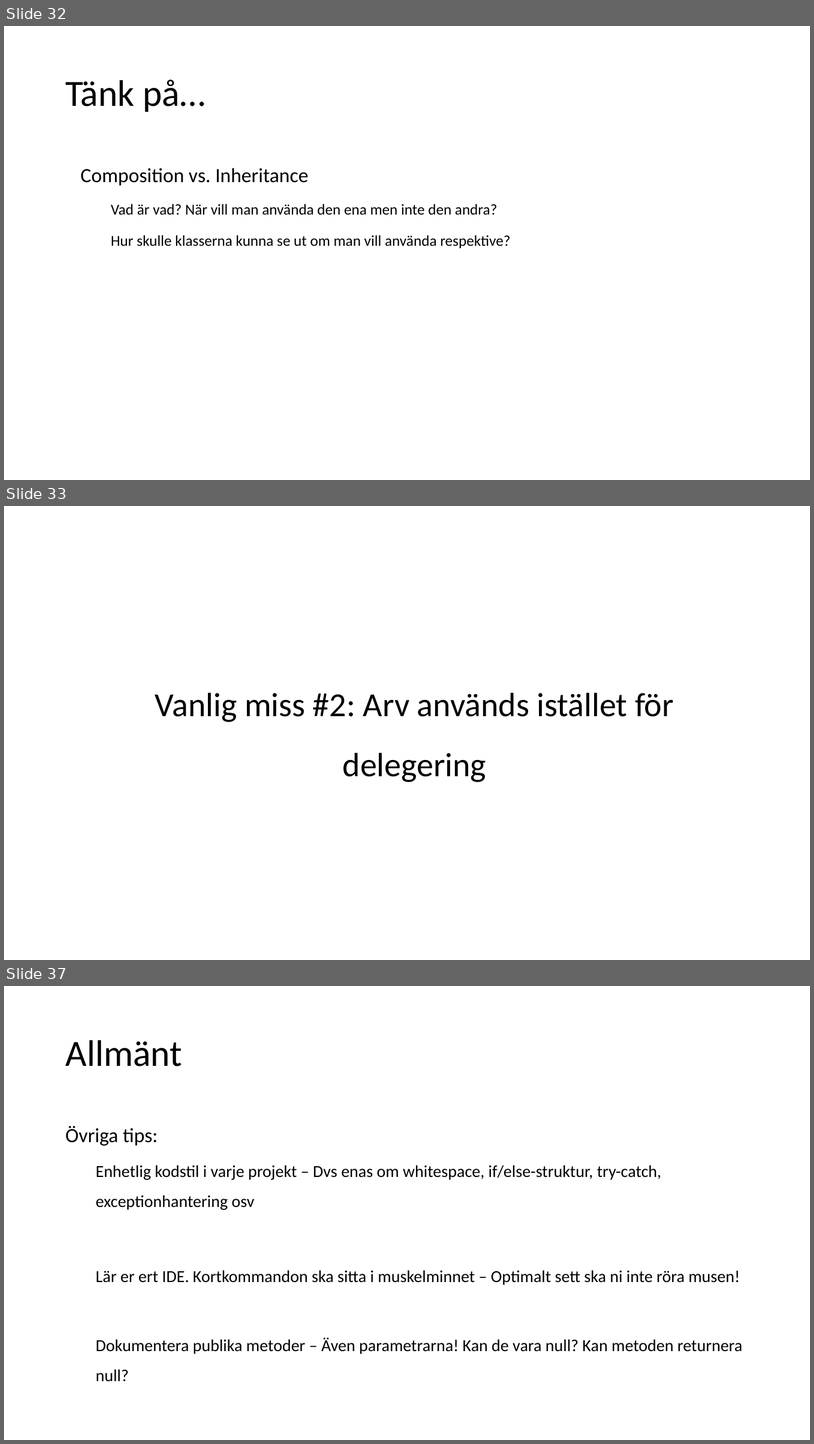
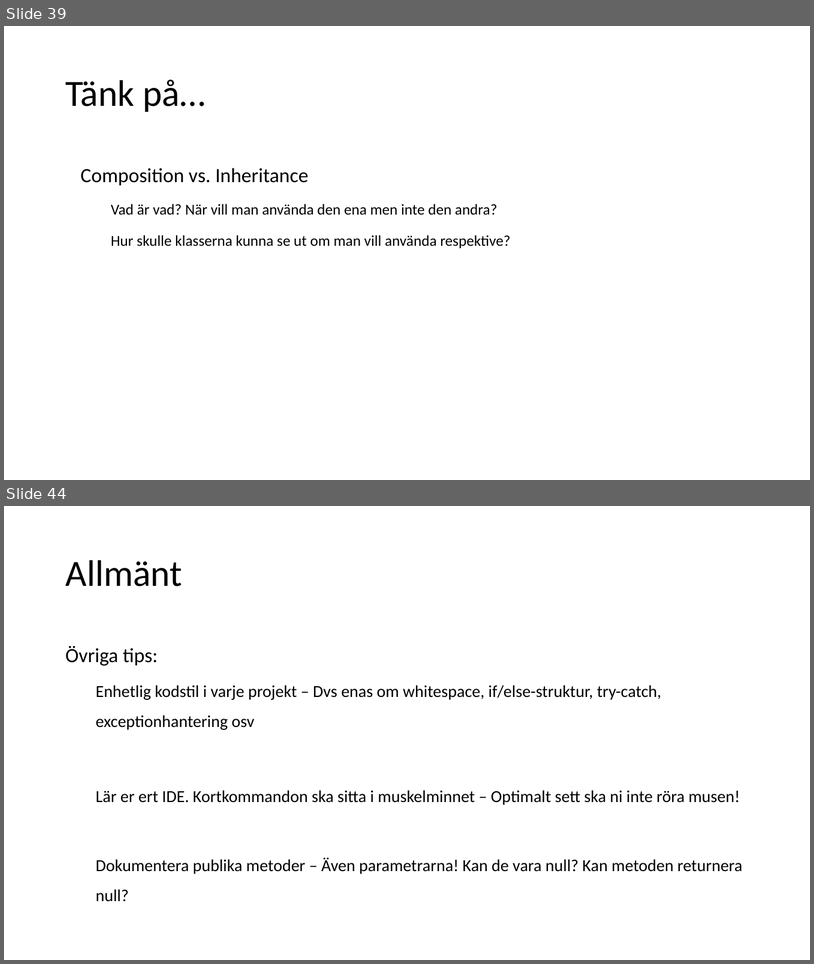
Before and after one commit to aludkiewicz/kodarskolan, a slide deck: Kodarskolan.pptx. Shown one above the other, each under a label of ours: slides 32, 33 and 37 before the commit, slides 39 and 44 after it; the slides between them are not shown. The pictures are 814x1444 and 814x964 pixels, drawn with LibreOffice and Linux fonts; fonts in the diff are those of the drawing. Boxes give left, top, right and bottom in pixels: in the first picture for what was removed or moved away, otherwise in the second. Text is boxed around its words. In the diff, an @@ line names an element or a change of style, - is before the commit and + after.

```diff
--- a/Kodarskolan.pptx
+++ b/Kodarskolan.pptx
@@ slide 33 removed at (4,506,810,960), background #FFFFFF @@
@@ text removed at (155,693,674,782) @@
-Vanlig miss #2: Arv används istället för delegering
@@ what was slide 32 is now slide 39 @@
@@ what was slide 37 is now slide 44 @@
```
Also in this commit, not shown: 8 slides changed, 10 slides added, 1 other slide removed, 1 other file.
